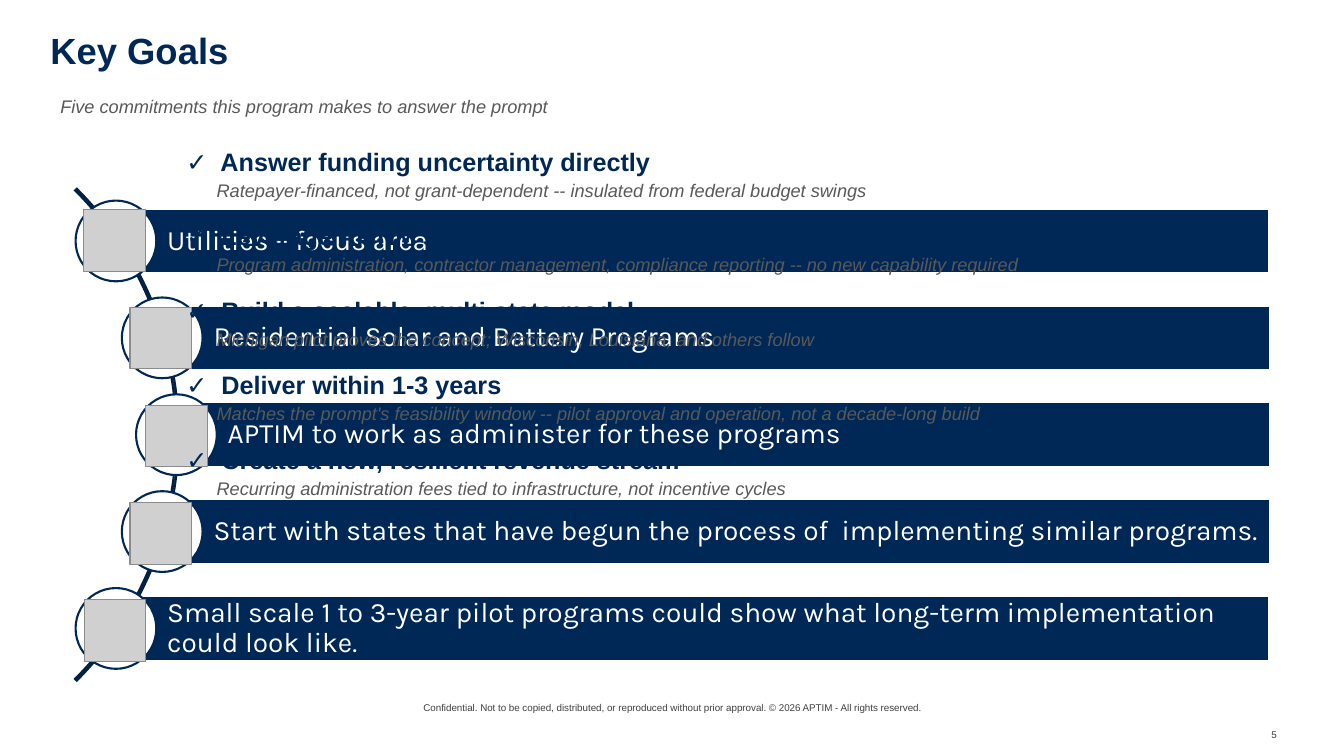
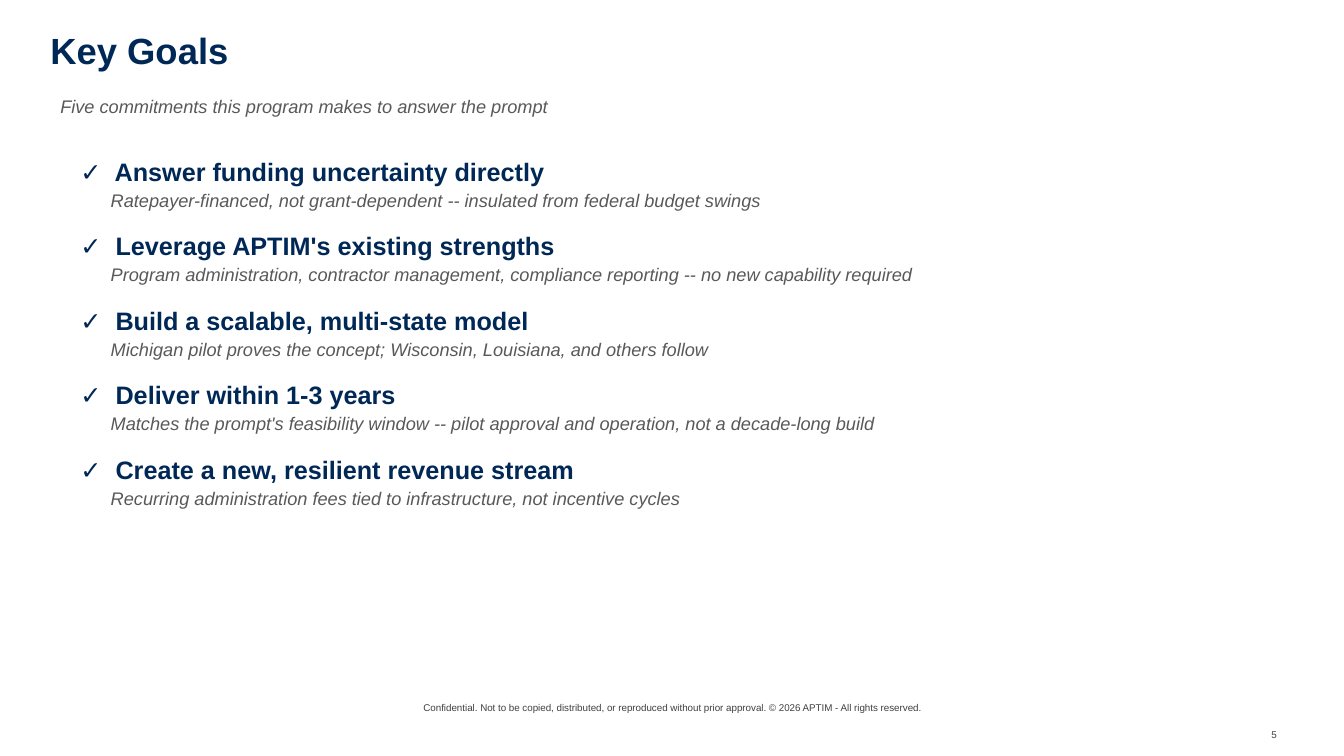
Before and after one commit to graseeuh/HERMES, a slide deck: slide 5 of Group_1_STRIVE_Presentation.pptx. Drawn at 1344x756 pixels with LibreOffice and Linux fonts; fonts in the diff are those of the drawing; grey boxes stand for pictures; background and template pictures are left out. Boxes give left, top, right and bottom in pixels: in the first picture for what was removed or moved away, otherwise in the second. Text is boxed around its words. In the diff, an @@ line names an element or a change of style, - is before the commit and + after.

```diff
--- a/Group_1_STRIVE_Presentation.pptx
+++ b/Group_1_STRIVE_Presentation.pptx
@@ text "✓ Answer funding uncertainty directly": place and size @@
-text "✓ Answer funding uncertainty directly" at bbox=[217, 152, 1018, 499]
+text "✓ Answer funding uncertainty directly" at bbox=[111, 162, 912, 509]
@@ picture removed at bbox=[84, 210, 145, 271] @@
@@ picture removed at bbox=[130, 308, 192, 369] @@
@@ picture removed at bbox=[145, 405, 207, 467] @@
@@ picture removed at bbox=[130, 503, 192, 565] @@
@@ group removed at bbox=[0, 87, 1270, 756]: 5 rectangles, 5 texts, 5 ellipses, 1 arch (boxed as its full ring) @@
-Utilities – focus area
-Residential Solar and Battery Programs
-APTIM to work as administer for these programs
-Start with states that have begun the process of implementing similar programs.
-Small scale 1 to 3-year pilot programs could show what long-term implementation could look like.
@@ picture removed at bbox=[84, 600, 145, 661] @@
```
Also in this commit, not shown: 5 other slides changed.
